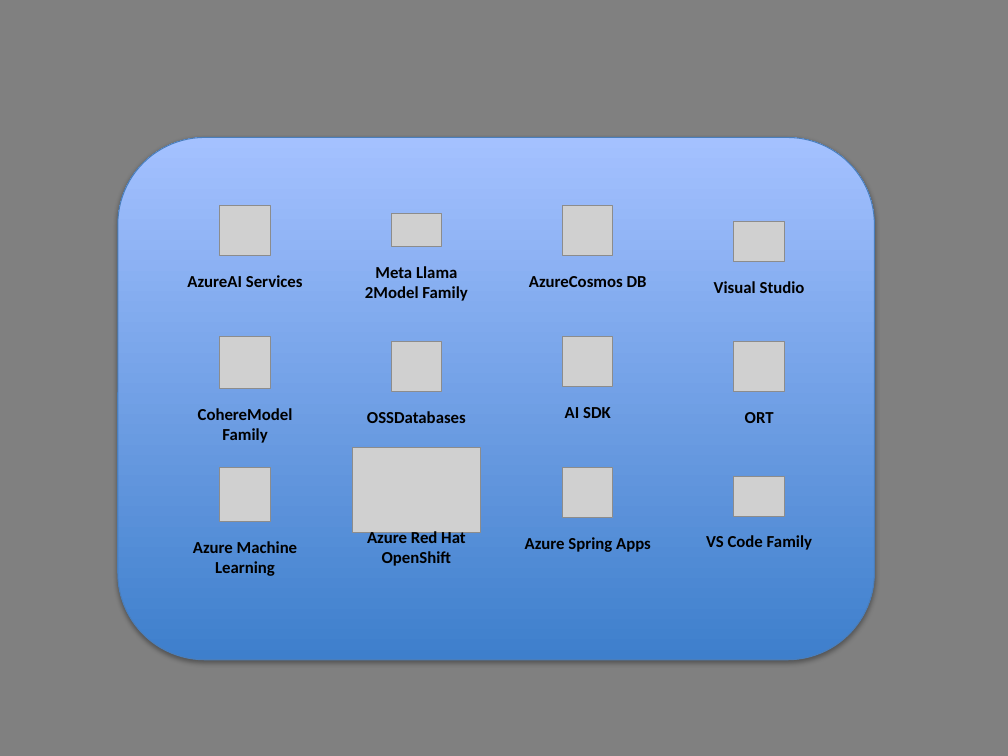
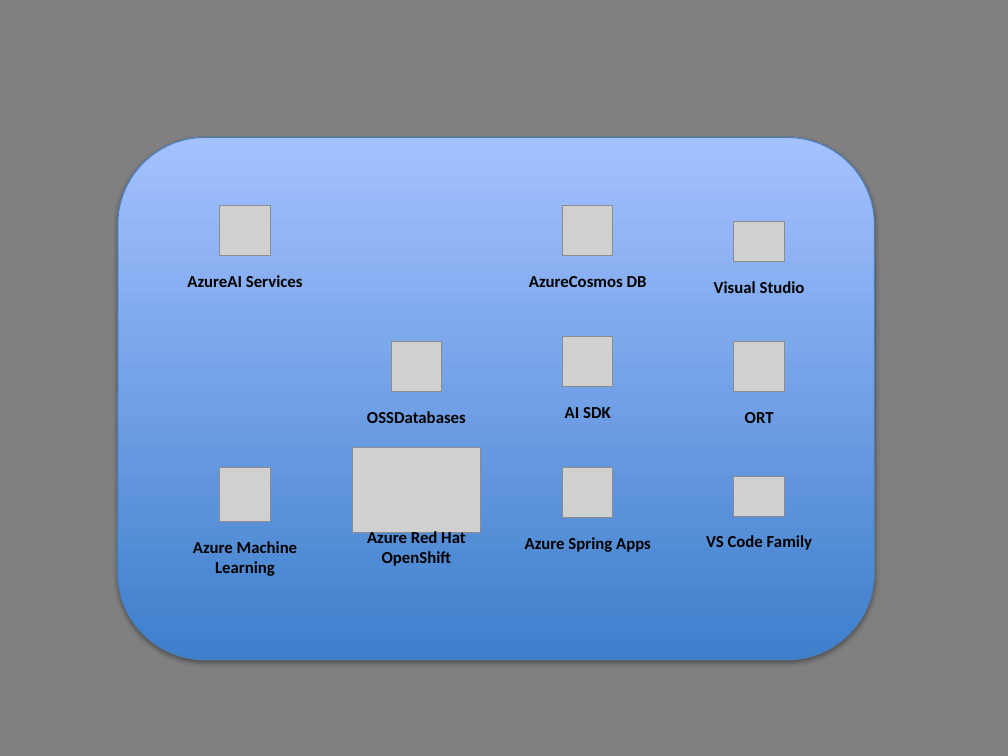
Before and after one commit to johnmaeda/pptx-png-text-label-extractor, a slide deck: slide 1 of sample.pptx. Drawn at 1008x756 pixels with LibreOffice and Linux fonts; fonts in the diff are those of the drawing; grey boxes stand for pictures. Boxes give left, top, right and bottom in pixels: in the first picture for what was removed or moved away, otherwise in the second. Text is boxed around its words. In the diff, an @@ line names an element or a change of style, - is before the commit and + after.

```diff
--- a/sample.pptx
+++ b/sample.pptx
@@ picture removed at bbox=[391, 214, 442, 247] @@
@@ text removed at bbox=[365, 266, 467, 301] @@
-Meta Llama 2Model Family
@@ picture removed at bbox=[220, 337, 270, 388] @@
@@ text removed at bbox=[198, 408, 293, 443] @@
-CohereModel Family
```
Also in this commit, not shown: 3 other files.
